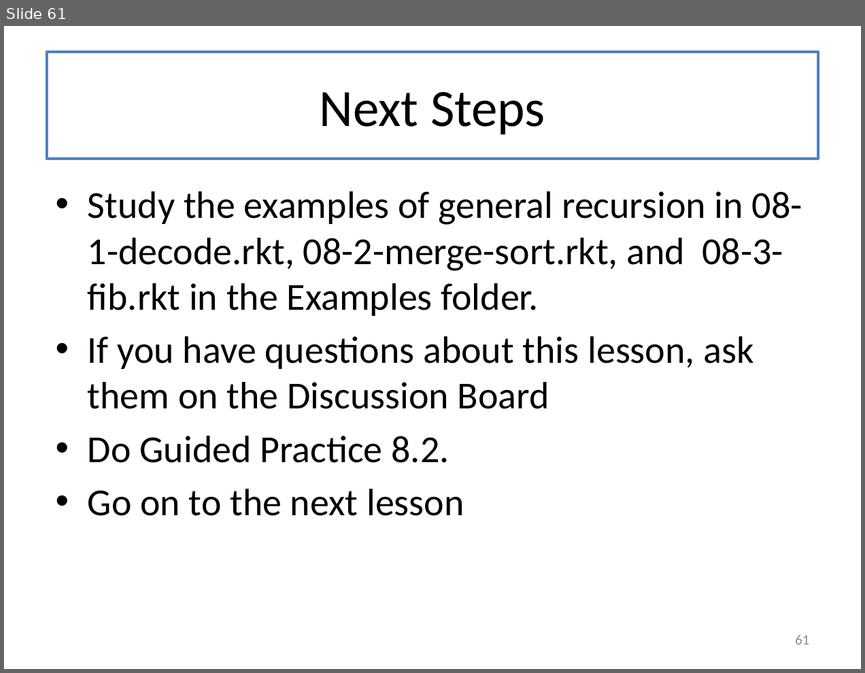
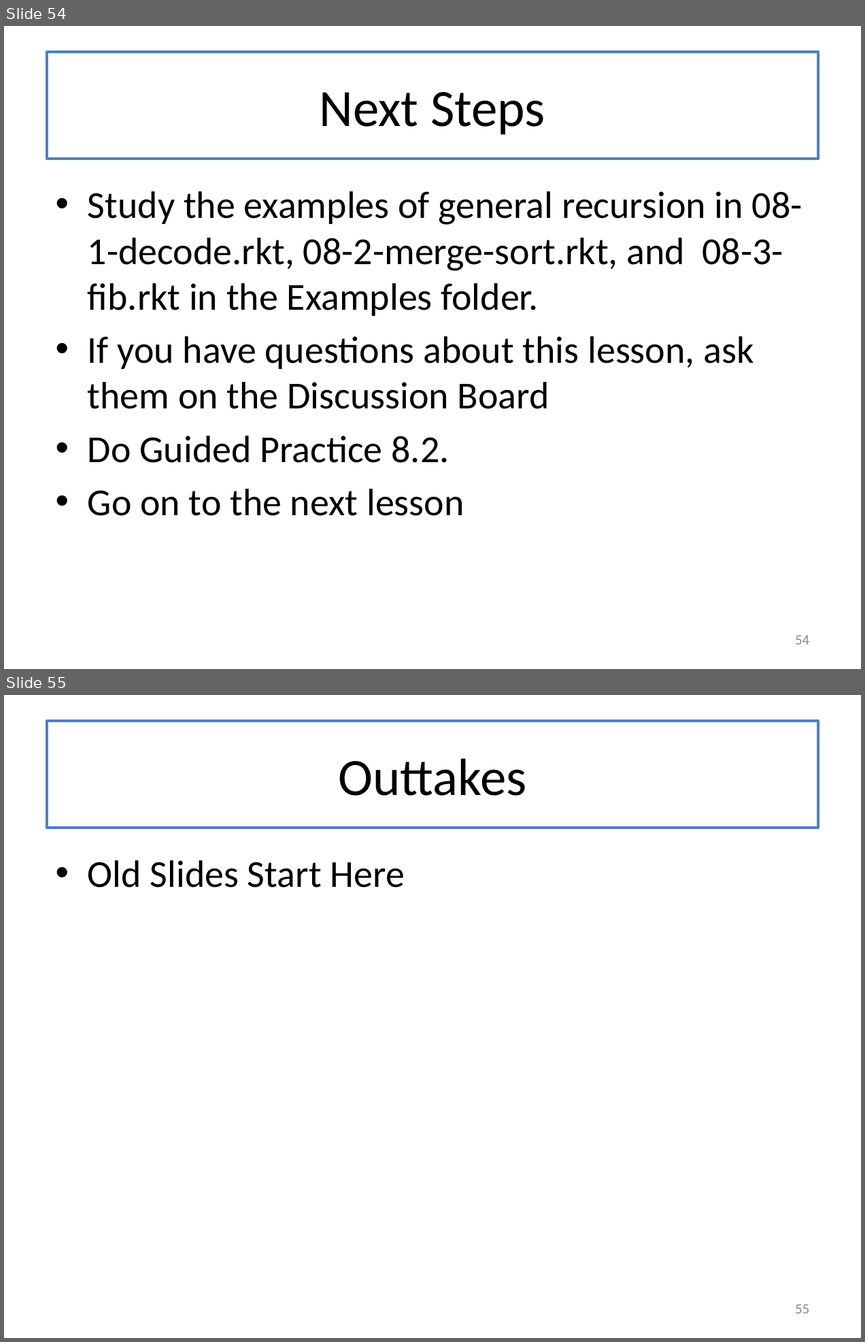
Before and after one commit to mwand/cs5010f17, a slide deck: Slides/Lesson 8.1-8.2 General Recursion.pptx. Shown one above the other, each under a label of ours: slide 61 before the commit, slides 54 and 55 after it. The pictures are 865x673 and 865x1342 pixels, drawn with LibreOffice and Linux fonts; fonts in the diff are those of the drawing. Boxes give left, top, right and bottom in pixels: in the first picture for what was removed or moved away, otherwise in the second. Text is boxed around its words. In the diff, an @@ line names an element or a change of style, - is before the commit and + after.

```diff
--- a/Slides/Lesson 8.1-8.2 General Recursion.pptx
+++ b/Slides/Lesson 8.1-8.2 General Recursion.pptx
@@ slide 55 added at bbox=[4, 695, 861, 1338], background #FFFFFF @@
@@ title added at bbox=[47, 721, 818, 828], fill #FFFFFF, outline #4F81BD 2.25 pt, 44 pt, text #000000 @@
+Outtakes
@@ text added at bbox=[88, 860, 405, 887], 32 pt, text #000000 @@
+• Old Slides Start Here
@@ page number added at bbox=[795, 1304, 809, 1313], 12 pt, text #8C8C8C @@
+55
@@ what was slide 61 is now slide 54 @@
@@ page number at bbox=[795, 635, 809, 644]: text changed @@
-61
+54
```
Also in this commit, not shown: 6 slides changed, 8 other slides added, 1 slide removed, 1 other file.
